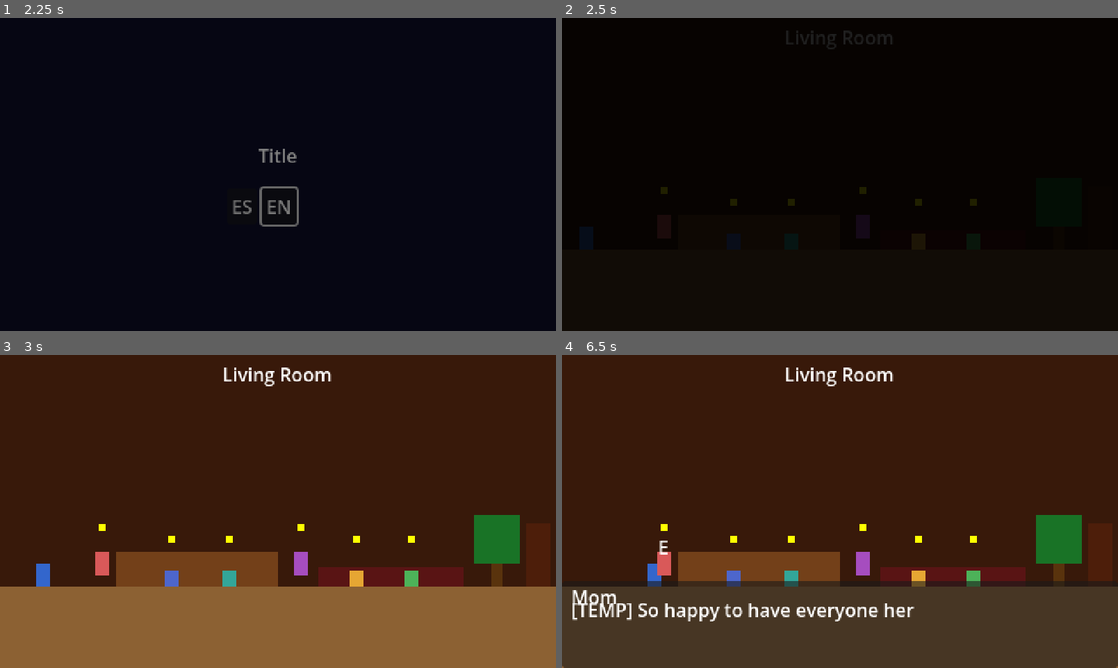
Above: before the commit, frames 1-4 (two rows, left to right).
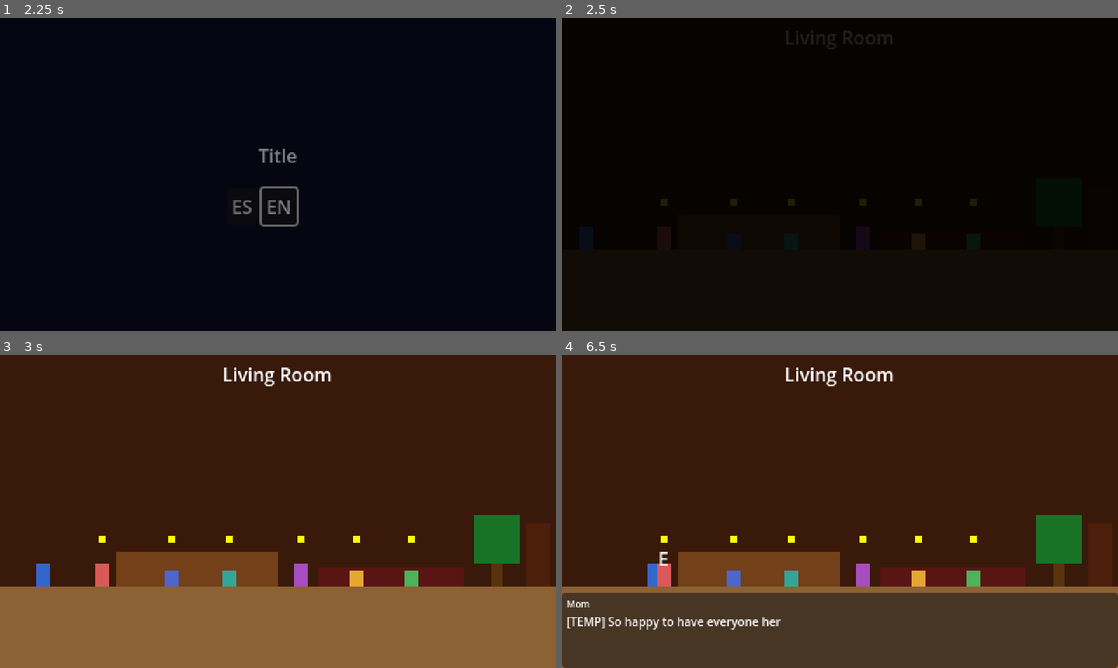
Above: after the commit, the same moments.

Repository: BryGomezDev/MC_Godot
Game: Godot game, scene res://scene/main.tscn
Two runs of this game, one before a commit and one after it. Both use one fixed random seed, a clock stepped at 60 frames per second and the inputs below.
Inputs (mouse positions are in pixels of both pictures, inside the frame that each line leads up to):
- Up to frame 1 (2.25 s): click "ES" at 0.5 s; click "EN" at 1.25 s; tap Enter at 2 s; move the mouse to (400, 158) at 2.02 s; hold Right (move_right) from 2.03 s (still down); hold E (interact) from 2.03 s (still down); click (400, 158) at 2.17 s
- Up to frame 2 (2.5 s): keep holding Right (move_right); keep holding E (interact)
- Up to frame 3 (3 s): release Right (move_right) at 2.75 s; release E (interact) at 2.75 s; drag from (166, 527) to (100, 574) at 2.77 s
- Up to frame 4 (6.5 s): tap Space at 3.5 s; move the mouse to (895, 442) at 3.52 s; hold Right (move_right) 3.53-4.25 s; hold E (interact) 3.53-4.25 s; drag from (812, 574) to (973, 586) at 4.27 s; tap Enter at 5 s; move the mouse to (1006, 558) at 5.02 s; hold Left (move_left) 5.03-5.75 s; hold E (interact) 5.03-5.75 s; drag from (673, 464) to (789, 586) at 5.77 s

Frame 1 is identical in both runs. In frame 2, 0.1% of the frame differs, in the area x 17-55%, y 54-60%; in frame 3, 0.5%; in frame 4, 5.7%, in the area x 0-100%, y 54-88%.

Commit message:
S6: habitacion completa, FSM de estado, fixes pendientes de S4/S5
- scene/habitacion.tscn: construida desde cero — Floor, PuertaIzq,
  Ventana, Mesa, LunaBeam (ColorRect translúcido), BeamZone (Area2D
  240×270), CajaDMusica (Interactable), FlashbackTint (CanvasLayer
  layer=10, TintRect modulate.a=0), MusicPlayer, Player en x=20
- scripts/habitacion_scene.gd: class_name HabitacionScene, enum State
  {EXPLORING,FLASHBACK,ESCAPE,PAUSE,MUSIC,DONE}, @export tint_alpha/
  escape_speed/connect_pause_seconds/music_hold_seconds/music_stream,
  máquina de estados completa con respaldo de Tween, _exit_tree()
- scripts/player.gd: set_form() ajusta color Y offset del Body —
  ADULT 12×20, CHILD 10×14, pies siempre en offset_bottom=10
- scripts/npc.gd: _update_indicator usa (required and not _spoken);
  override _on_body_entered oculta HintLabel si ya hablado
- ui/dialogue_box.tscn + dialogue_box.gd: Panel sube a y=205;
  Panel/Margins/Layout/VBoxContainer evita solapamiento; @export
  font_size_speaker=8 y font_size_text=10 con theme overrides
- scene/salon.tscn: NPC_Mama y NPC_Esposa position.y 190→200
- scripts/{title,salon,pasillo,final}_scene.gd + main.gd: class_name
- translations/game_text.csv: FLASHBACK_MAMA_1/2 [TEMP]
- docs/dev-notes.md: actualizado con S6, tabla completa de @export

Co-Authored-By: Claude Sonnet 4.6 <noreply@anthropic.com>

Diff:
--- a/scene/habitacion.tscn
+++ b/scene/habitacion.tscn
@@ -1,6 +1,14 @@
-[gd_scene load_steps=2 format=3]
+[gd_scene load_steps=6 format=3]
 
 [ext_resource type="Script" path="res://scripts/habitacion_scene.gd" id="1"]
+[ext_resource type="Script" path="res://scripts/interactable.gd" id="2"]
+[ext_resource type="PackedScene" path="res://scene/actors/player.tscn" id="3"]
+
+[sub_resource type="RectangleShape2D" id="RectangleShape2D_beam"]
+size = Vector2(240, 270)
+
+[sub_resource type="RectangleShape2D" id="RectangleShape2D_caja"]
+size = Vector2(24, 30)
 
 [node name="Habitacion" type="Node2D"]
 script = ExtResource("1")
@@ -10,11 +18,90 @@
 offset_right = 480.0
 offset_bottom = 270.0
 
+[node name="Floor" type="ColorRect" parent="."]
+color = Color(0.2, 0.15, 0.1, 1)
+offset_left = 0.0
+offset_top = 200.0
+offset_right = 480.0
+offset_bottom = 270.0
+
+[node name="PuertaIzq" type="ColorRect" parent="."]
+color = Color(0.3, 0.15, 0.05, 1)
+offset_left = 5.0
+offset_top = 150.0
+offset_right = 25.0
+offset_bottom = 200.0
+
+[node name="Ventana" type="ColorRect" parent="."]
+color = Color(0.5, 0.55, 0.8, 1)
+offset_left = 400.0
+offset_top = 30.0
+offset_right = 470.0
+offset_bottom = 90.0
+
+[node name="Mesa" type="ColorRect" parent="."]
+color = Color(0.35, 0.2, 0.08, 1)
+offset_left = 345.0
+offset_top = 175.0
+offset_right = 395.0
+offset_bottom = 200.0
+
+[node name="LunaBeam" type="ColorRect" parent="."]
+color = Color(0.67, 0.78, 1.0, 0.12)
+offset_left = 240.0
+offset_top = 0.0
+offset_right = 480.0
+offset_bottom = 270.0
+
+[node name="BeamZone" type="Area2D" parent="."]
+position = Vector2(360, 135)
+monitoring = true
+
+[node name="CollisionShape2D" type="CollisionShape2D" parent="BeamZone"]
+shape = SubResource("RectangleShape2D_beam")
+
+[node name="CajaDMusica" type="Area2D" parent="."]
+position = Vector2(370, 185)
+script = ExtResource("2")
+
+[node name="CollisionShape2D" type="CollisionShape2D" parent="CajaDMusica"]
+shape = SubResource("RectangleShape2D_caja")
+
+[node name="Body" type="ColorRect" parent="CajaDMusica"]
+color = Color(0.7, 0.5, 0.3, 1)
+offset_left = -6.0
+offset_top = -12.0
+offset_right = 6.0
+offset_bottom = 0.0
+
+[node name="HintLabel" type="Label" parent="CajaDMusica"]
+visible = false
+offset_left = -8.0
+offset_top = -24.0
+offset_right = 8.0
+offset_bottom = -12.0
+text = "E"
+horizontal_alignment = 1
+
+[node name="FlashbackTint" type="CanvasLayer" parent="."]
+layer = 10
+
+[node name="TintRect" type="ColorRect" parent="FlashbackTint"]
+modulate = Color(1, 1, 1, 0)
+color = Color(1.0, 0.85, 0.6, 1.0)
+offset_right = 480.0
+offset_bottom = 270.0
+
+[node name="MusicPlayer" type="AudioStreamPlayer" parent="."]
+
+[node name="Player" parent="." instance=ExtResource("3")]
+position = Vector2(20, 200)
+
 [node name="SceneLabel" type="Label" parent="."]
 offset_left = 190.0
-offset_top = 107.0
+offset_top = 5.0
 offset_right = 290.0
-offset_bottom = 127.0
+offset_bottom = 18.0
 text = "Habitacion"
 horizontal_alignment = 1
 vertical_alignment = 1
--- a/scene/salon.tscn
+++ b/scene/salon.tscn
@@ -70,7 +70,7 @@
 position = Vector2(20.0, 190.0)
 
 [node name="NPC_Mama" parent="." instance=ExtResource("3")]
-position = Vector2(88.0, 190.0)
+position = Vector2(88.0, 200.0)
 npc_id = "MAMA"
 dialogue_keys = ["NPC_MAMA_1", "NPC_MAMA_2"]
 required = true
@@ -97,7 +97,7 @@
 body_height = 14
 
 [node name="NPC_Esposa" parent="." instance=ExtResource("3")]
-position = Vector2(260.0, 190.0)
+position = Vector2(260.0, 200.0)
 npc_id = "ESPOSA"
 dialogue_keys = ["NPC_ESPOSA_1", "NPC_ESPOSA_2"]
 required = true
--- a/scripts/dialogue_box.gd
+++ b/scripts/dialogue_box.gd
@@ -3,9 +3,12 @@
 
 signal page_done
 
-@onready var _text_label: Label = $Panel/TextLabel
+@export var font_size_speaker: int = 8
+@export var font_size_text: int = 10
+
+@onready var _text_label: Label = $Panel/Margins/Layout/TextLabel
 @onready var _hint_label: Label = $Panel/HintLabel
-@onready var _speaker_label: Label = $Panel/SpeakerLabel
+@onready var _speaker_label: Label = $Panel/Margins/Layout/SpeakerLabel
 
 const CHAR_DELAY: float = 0.04
 
@@ -13,6 +16,10 @@
 var _shown_chars: int = 0
 var _typing: bool = false
 var _char_timer: float = 0.0
+
+func _ready() -> void:
+	_speaker_label.add_theme_font_size_override("font_size", font_size_speaker)
+	_text_label.add_theme_font_size_override("font_size", font_size_text)
 
 func show_text(text: String, speaker: String = "") -> void:
 	_full_text = text
--- a/scripts/final_scene.gd
+++ b/scripts/final_scene.gd
@@ -1,3 +1,4 @@
+class_name FinalScene
 extends Node2D
 
 
--- a/scripts/habitacion_scene.gd
+++ b/scripts/habitacion_scene.gd
@@ -1,10 +1,126 @@
+class_name HabitacionScene
 extends Node2D
+
+enum State { EXPLORING, FLASHBACK, ESCAPE, PAUSE, MUSIC, DONE }
+
+@export var tint_alpha: float = 0.25
+@export var escape_speed: float = 140.0
+@export var connect_pause_seconds: float = 1.5
+@export var music_hold_seconds: float = 4.0
+@export var music_stream: AudioStream = null
+
+const _BEAM_LEFT_X: float = 240.0
+const _ESCAPE_MARGIN: float = 20.0
+
+var _state: State = State.EXPLORING
+var _dialogue_shown: bool = false
+var _box_taken: bool = false
+var _tint_tween: Tween
+var _escape_tween: Tween
+
+@onready var _player: Player = $Player
+@onready var _beam_zone: Area2D = $BeamZone
+@onready var _tint_rect: ColorRect = $FlashbackTint/TintRect
+@onready var _music_player: AudioStreamPlayer = $MusicPlayer
+@onready var _caja: Interactable = $CajaDMusica
 
 
 func _ready() -> void:
 	$SceneLabel.text = tr("SCENE_HABITACION")
+	_beam_zone.body_entered.connect(_on_beam_entered)
+	_beam_zone.body_exited.connect(_on_beam_exited)
+	_caja.interacted.connect(_on_caja_interacted)
 
 
-func _unhandled_input(event: InputEvent) -> void:
-	if event.is_action_pressed("interact"):
-		SceneManager.change_scene("res://scene/final.tscn")
+func _on_beam_entered(body: Node2D) -> void:
+	if not body is Player:
+		return
+	if _state != State.EXPLORING:
+		return
+	_state = State.FLASHBACK
+	GameState.flashback_visto = true
+	_player.set_form(Player.Form.CHILD)
+	_fade_tint(tint_alpha)
+	if not _dialogue_shown:
+		_dialogue_shown = true
+		DialogueManager.start(["FLASHBACK_MAMA_1", "FLASHBACK_MAMA_2"], "SPEAKER_MAMA")
+
+
+func _on_beam_exited(body: Node2D) -> void:
+	if not body is Player:
+		return
+	match _state:
+		State.FLASHBACK:
+			_state = State.EXPLORING
+			_player.set_form(Player.Form.ADULT)
+			_fade_tint(0.0)
+		State.ESCAPE:
+			_enter_pause()
+
+
+func _on_caja_interacted() -> void:
+	if _state != State.FLASHBACK:
+		return
+	if _box_taken:
+		return
+	_box_taken = true
+	_caja.visible = false
+	_state = State.ESCAPE
+	_player.lock_control()
+	var dest_x: float = _BEAM_LEFT_X - _ESCAPE_MARGIN
+	var distance: float = abs(_player.position.x - dest_x)
+	var duration: float = distance / escape_speed
+	if _escape_tween:
+		_escape_tween.kill()
+	_escape_tween = create_tween()
+	_escape_tween.tween_property(_player, "position:x", dest_x, duration)
+	_escape_tween.tween_callback(_on_escape_tween_done)
+
+
+func _on_escape_tween_done() -> void:
+	if _state == State.ESCAPE:
+		_enter_pause()
+
+
+func _enter_pause() -> void:
+	if _state != State.ESCAPE:
+		return
+	_state = State.PAUSE
+	_player.set_form(Player.Form.ADULT)
+	_fade_tint(0.0)
+	await get_tree().create_timer(connect_pause_seconds).timeout
+	if is_inside_tree():
+		_enter_music()
+
+
+func _enter_music() -> void:
+	_state = State.MUSIC
+	if music_stream:
+		_music_player.stream = music_stream
+		_music_player.play()
+	else:
+		push_warning("HabitacionScene: music_stream is null, skipping playback")
+	await get_tree().create_timer(music_hold_seconds).timeout
+	if is_inside_tree():
+		_enter_done()
+
+
+func _enter_done() -> void:
+	if _state == State.DONE:
+		return
+	_state = State.DONE
+	SceneManager.change_scene("res://scene/final.tscn")
+
+
+func _fade_tint(target: float) -> void:
+	if _tint_tween:
+		_tint_tween.kill()
+	_tint_tween = create_tween()
+	_tint_tween.tween_property(_tint_rect, "modulate:a", target, 0.5)
+
+
+func _exit_tree() -> void:
+	if _tint_tween:
+		_tint_tween.kill()
+	if _escape_tween:
+		_escape_tween.kill()
--- a/scripts/main.gd
+++ b/scripts/main.gd
@@ -1,3 +1,4 @@
+class_name MainScene
 extends Node
 
 
--- a/scripts/npc.gd
+++ b/scripts/npc.gd
@@ -36,7 +36,14 @@
 	_update_indicator()
 	GameState.mark_npc_talked(npc_id, get_tree().current_scene.name, required)
 
+func _on_body_entered(body: Node2D) -> void:
+	super(body)
+	if _spoken:
+		var hint: Node = get_node_or_null("HintLabel")
+		if hint:
+			hint.visible = false
+
 func _update_indicator() -> void:
 	var indicator: Node = get_node_or_null("Indicator")
 	if indicator:
-		indicator.visible = not _spoken
+		indicator.visible = required and not _spoken
--- a/scripts/pasillo_scene.gd
+++ b/scripts/pasillo_scene.gd
@@ -1,3 +1,4 @@
+class_name PasilloScene
 extends Node2D
 
 var _exit_unlocked: bool = false
--- a/scripts/player.gd
+++ b/scripts/player.gd
@@ -56,4 +56,16 @@
 func set_form(form: Form) -> void:
 	var body: Node = get_node_or_null("Body")
 	if body is ColorRect:
-		(body as ColorRect).color = Color(0.2, 0.4, 0.8) if form == Form.ADULT else Color(0.8, 0.4, 0.2)
+		var cr := body as ColorRect
+		if form == Form.ADULT:
+			cr.color = Color(0.2, 0.4, 0.8)
+			cr.offset_left = -6.0
+			cr.offset_top = -10.0
+			cr.offset_right = 6.0
+			cr.offset_bottom = 10.0
+		else:
+			cr.color = Color(0.8, 0.4, 0.2)
+			cr.offset_left = -5.0
+			cr.offset_top = -4.0
+			cr.offset_right = 5.0
+			cr.offset_bottom = 10.0
--- a/scripts/salon_scene.gd
+++ b/scripts/salon_scene.gd
@@ -1,3 +1,4 @@
+class_name SalonScene
 extends Node2D
 
 var _exit_unlocked: bool = false
--- a/scripts/title_scene.gd
+++ b/scripts/title_scene.gd
@@ -1,3 +1,4 @@
+class_name TitleScene
 extends Node2D
 
 
--- a/translations/game_text.csv
+++ b/translations/game_text.csv
@@ -29,3 +29,5 @@
 NPC_PAPA_1,[TEMP] Pasa, pasa, que hace frío en el pasillo.,[TEMP] Come in come in — it's cold out here in the hallway.
 NPC_PAPA_2,[TEMP] ¡Feliz Nochebuena! Estamos todos reunidos. Qué bien.,[TEMP] Merry Christmas Eve! We're all together. How wonderful.
 DOOR_OTHER_1,[TEMP] Esta puerta está cerrada.,[TEMP] This door is closed.
+FLASHBACK_MAMA_1,[TEMP] ¡Han llegado los abuelos! Baja a saludarles.,[TEMP] The grandparents are here! Come down and say hello.
+FLASHBACK_MAMA_2,[TEMP] ¡Venga, date prisa! Están esperando abajo.,[TEMP] Come on, hurry up! They are waiting downstairs.
--- a/ui/dialogue_box.tscn
+++ b/ui/dialogue_box.tscn
@@ -8,31 +8,35 @@
 
 [node name="Panel" type="Panel" parent="."]
 offset_left = 0.0
-offset_top = 195.0
+offset_top = 205.0
 offset_right = 480.0
 offset_bottom = 270.0
 
-[node name="SpeakerLabel" type="Label" parent="Panel"]
-offset_left = 8.0
-offset_top = 2.0
-offset_right = 160.0
-offset_bottom = 13.0
+[node name="Margins" type="MarginContainer" parent="Panel"]
+offset_right = 480.0
+offset_bottom = 65.0
+theme_override_constants/margin_left = 4
+theme_override_constants/margin_right = 4
+theme_override_constants/margin_top = 4
+theme_override_constants/margin_bottom = 4
+
+[node name="Layout" type="VBoxContainer" parent="Panel/Margins"]
+theme_override_constants/separation = 2
+
+[node name="SpeakerLabel" type="Label" parent="Panel/Margins/Layout"]
 text = ""
 visible = false
 
-[node name="TextLabel" type="Label" parent="Panel"]
-offset_left = 8.0
-offset_top = 13.0
-offset_right = 464.0
-offset_bottom = 57.0
+[node name="TextLabel" type="Label" parent="Panel/Margins/Layout"]
 text = ""
 autowrap_mode = 3
+size_flags_vertical = 3
 
 [node name="HintLabel" type="Label" parent="Panel"]
-offset_left = 420.0
-offset_top = 58.0
+offset_left = 400.0
+offset_top = 48.0
 offset_right = 478.0
-offset_bottom = 73.0
+offset_bottom = 63.0
 text = "[ E ]"
 visible = false
 horizontal_alignment = 2
Not shown, changed: docs/dev-notes.md
